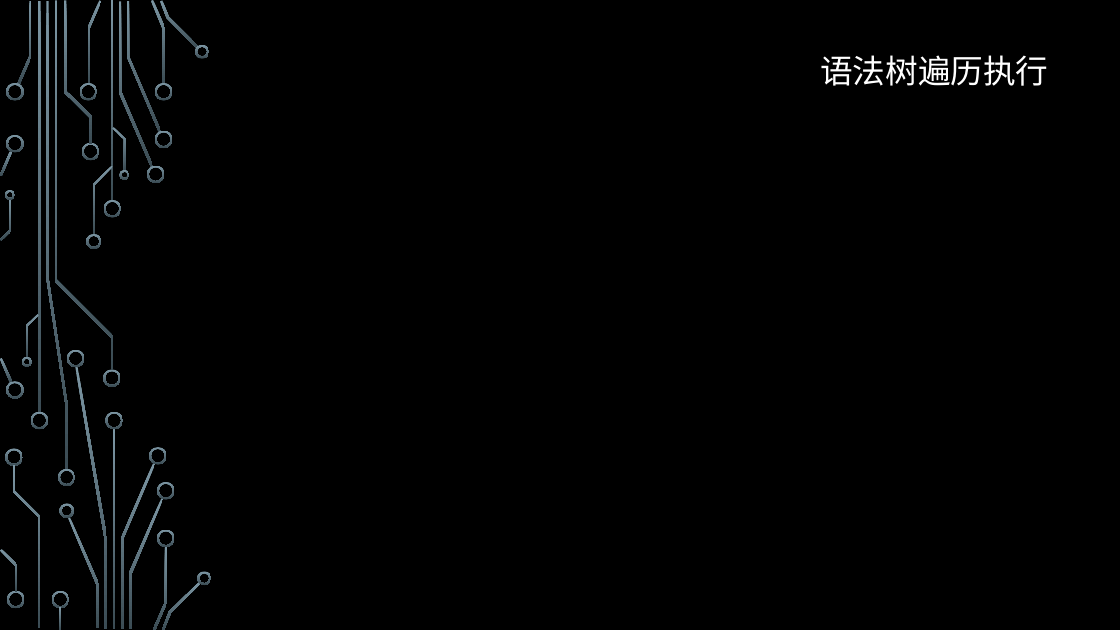
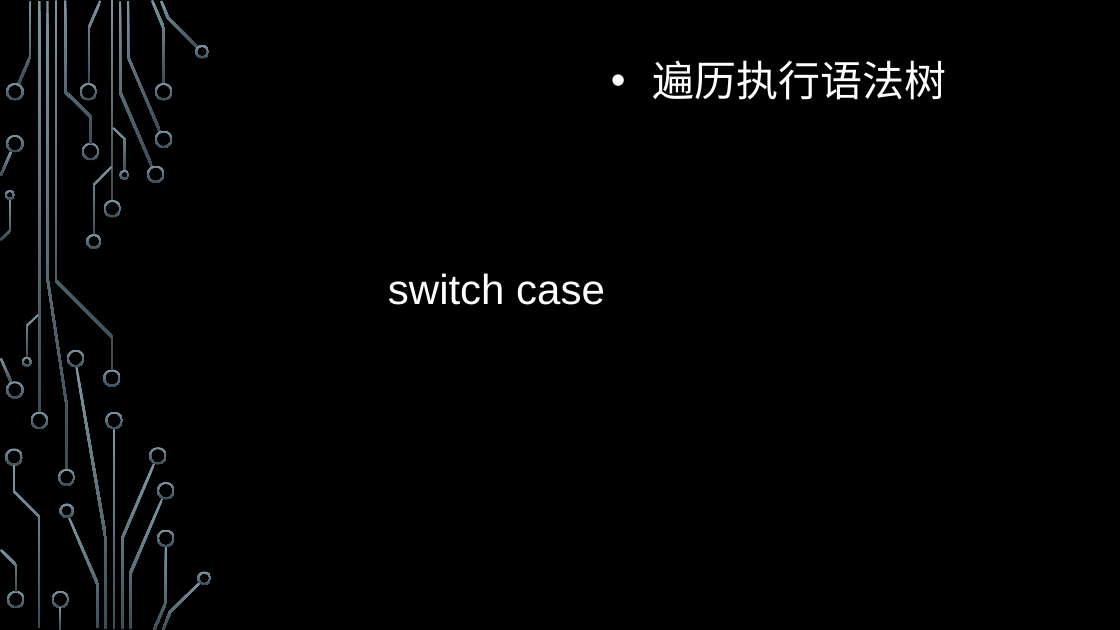
Before and after one commit to ZJUPPL2016/pyjs, a slide deck: slide 10 of 方法学展示.pptx (slide 8 before the commit). Drawn at 1120x630 pixels with LibreOffice and Linux fonts; fonts in the diff are those of the drawing; background and template pictures are left out. Boxes give left, top, right and bottom in pixels: in the first picture for what was removed or moved away, otherwise in the second. Text is boxed around its words. In the diff, an @@ line names an element or a change of style, - is before the commit and + after.

```diff
--- a/方法学展示.pptx
+++ b/方法学展示.pptx
@@ text at box(653, 60, 947, 100): text changed; size 28 to 36 pt; font Cabin to Arial @@
-语法树遍历执行
+• 遍历执行语法树
@@ text added at box(388, 273, 605, 305), 36 pt, text #FFFFFF @@
+switch case
```
Also in this commit, not shown: 6 other slides changed, 3 slides added, 5 slides removed.
